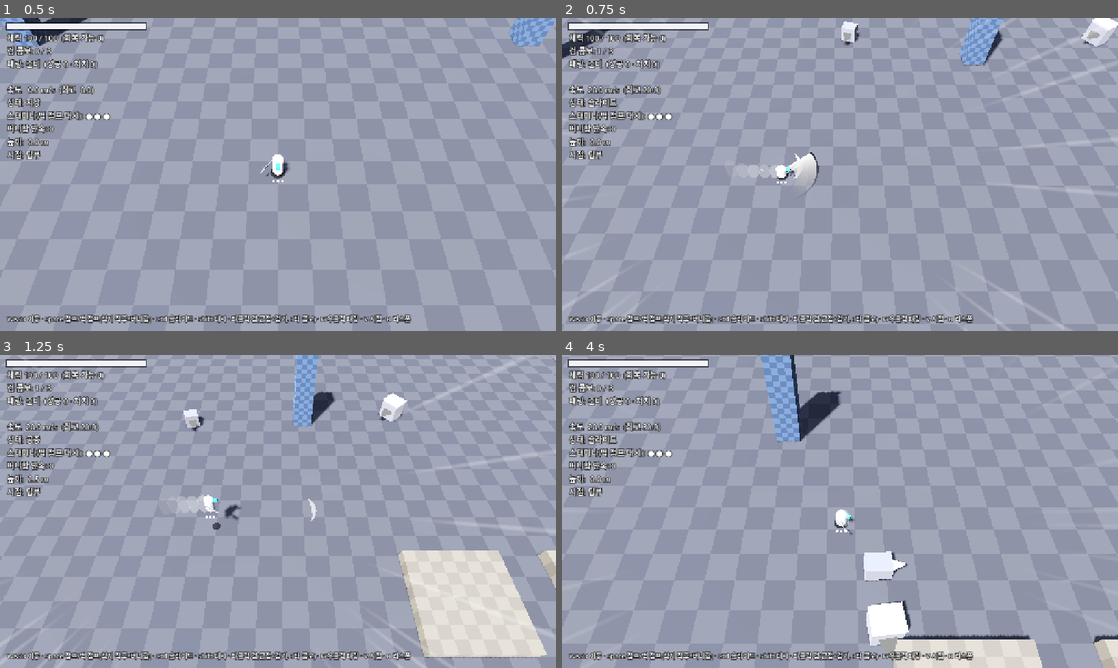
Above: before the commit, frames 1-4 (two rows, left to right).
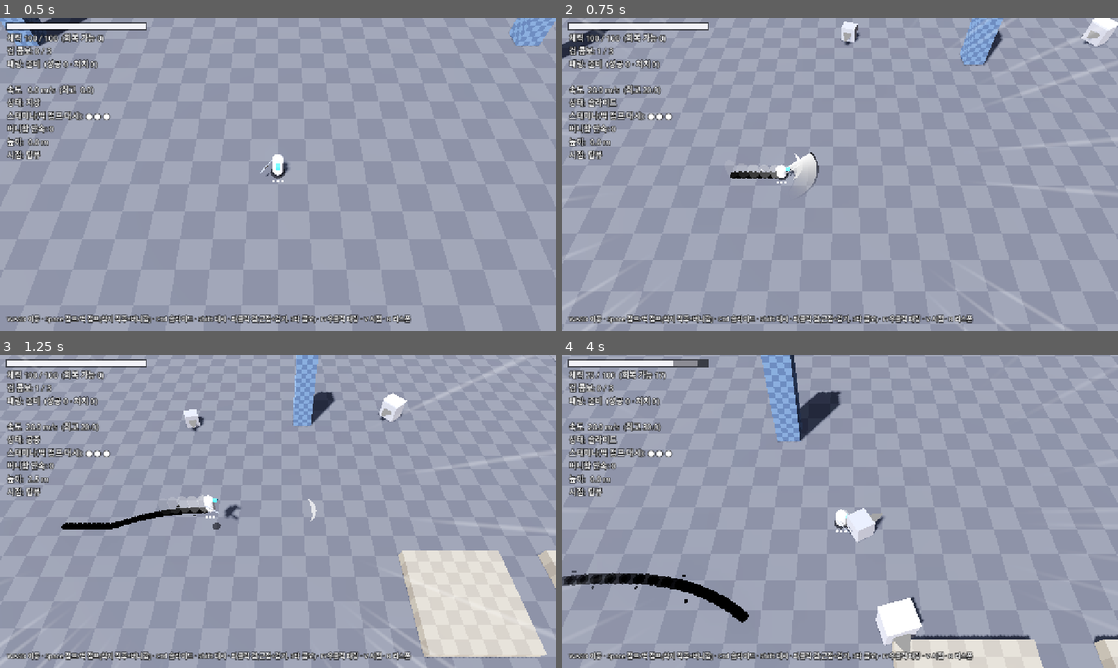
Above: after the commit, the same moments.

Repository: jh4317/newgame-project
Game: Godot game, scene res://scenes/movement_proto.tscn
Same seed, same stepped clock (60 frames per second), same inputs: the game is played once before the commit and once after it.
Inputs (mouse positions are in pixels of both pictures, inside the frame that each line leads up to):
- Up to frame 1 (0.5 s): no input
- Up to frame 2 (0.75 s): tap Enter at 0.5 s; move the mouse to (962, 158) at 0.52 s; hold D (move_right) from 0.53 s (still down); hold Ctrl (slide) from 0.53 s (still down); click (962, 158) at 0.67 s
- Up to frame 3 (1.25 s): keep holding D (move_right); keep holding Ctrl (slide); tap Space (jump) at 0.77 s
- Up to frame 4 (4 s): move the mouse to (728, 527) at 1.27 s; release D (move_right) at 1.28 s; release Ctrl (slide) at 1.28 s; hold S (move_back) 1.28-2.03 s; click (728, 527) at 1.35 s; tap Space (jump) at 1.52, 3.02, 3.77 s; tap Ctrl (slide) at 1.55, 3.05 s; move the mouse to (895, 442) at 2.02 s; hold D (move_right) 2.03-2.78 s; hold Ctrl (slide) 2.03-2.78 s; tap Shift (dash) at 2.1 s; move the mouse to (812, 574) at 2.77 s; hold W (move_forward) 2.78-3.53 s; tap F (parry) at 2.85 s; click (812, 574) at 2.92 s; move the mouse to (1006, 558) at 3.52 s; hold A (move_left) from 3.53 s (still down); hold Ctrl (slide) from 3.53 s (still down)

Frame 1 is identical in both runs. In frame 2, 0.2% of the frame differs, in the area x 30-39%, y 48-52%; in frame 3, 0.5%; in frame 4, 3.4%, in the area x 0-100%, y 0-100%.

Commit message:
Add ink trail shapes, rank-based ink tiers, and predictive enemies
Ink trail (scripts/combat/ink_trail.gd):
- Sliding draws a continuous brush stroke at the player's feet, including
  airborne slide-jump/bunny-hop/dash segments
- Marks fade after a few seconds unless a bunny-hop chain is kept going,
  and only marks within 20 m of the player remain
- Closing a loop forms an ink shape: enemies inside take damage, gain one
  ink pip per enemy inside, and burst if past the ink threshold; air shapes
  also catch enemies below
- Strokes grow stronger with style rank (life, width, damage, ink, trail
  speed boost, contact ink, shape pull, white stroke with 1.5x bursts)

Enemies:
- Shooters and rushers lead their attacks at the player's predicted
  position (basic 60% accuracy, elite 100%)
- Shooter projectile speed tripled to 50.4 m/s
- Elite ink cap raised to 160 (8 pips) with a 120 full-ink burst;
  pip count now follows max ink

Document all values in the GDD.

Co-Authored-By: Claude Opus 5.5 <noreply@anthropic.com>

Diff:
--- a/scripts/combat/ink_stack.gd
+++ b/scripts/combat/ink_stack.gd
@@ -15,9 +15,9 @@
 @export var decay_delay := 3.0         # 마지막으로 먹이 묻은 뒤 이 시간이 지나면
 @export var decay_rate := 20.0         # 초당 이만큼 마른다
 @export var burst_min_damage := 40.0   # 기준치에서 터뜨릴 때 추가 피해 (적 체력 2칸)
-@export var burst_max_damage := 80.0   # 가득(100)일 때 추가 피해 (적 체력 4칸)
-
-const PIPS := 5
+@export var burst_max_damage := 80.0   # 가득(max_ink)일 때 추가 피해 (하급 100 → 체력 4칸)
+
+const PIP_SIZE := 20.0  ## 먹방울 1칸 = 먹 20. 칸 수는 max_ink에 따라 정해진다 (하급 5칸, 중급 8칸)
 const INK := Color(0.02, 0.02, 0.02)
 
 var ink := 0.0
@@ -84,8 +84,8 @@
 	# 머리 위 먹방울은 적의 회전과 상관없이 화면 가로로 늘어선다
 	var base := get_parent() as Node3D
 	if base:
-		for i in PIPS:
-			_pips[i].global_position = base.global_position + Vector3((i - 2) * 0.34, body_height + 0.75, 0.0)
+		for i in _pips.size():
+			_pips[i].global_position = base.global_position + Vector3((i - (_pips.size() - 1) * 0.5) * 0.34, body_height + 0.75, 0.0)
 		_ring.global_position = base.global_position + Vector3.UP * 0.05
 	if is_ready():
 		_t += delta
@@ -97,8 +97,8 @@
 func _refresh() -> void:
 	if _pips.is_empty():
 		return
-	var filled := int(floor(ink / (max_ink / PIPS) + 0.001))
-	for i in PIPS:
+	var filled := int(floor(ink / PIP_SIZE + 0.001))
+	for i in _pips.size():
 		var full := i < filled
 		_pips[i].material_override = _pip_full_mat if full else _pip_empty_mat
 		_pips[i].visible = ink > 0.0
@@ -253,7 +253,7 @@
 	_pip_empty_mat.transparency = BaseMaterial3D.TRANSPARENCY_ALPHA
 	_pip_empty_mat.no_depth_test = true
 	_pip_empty_mat.render_priority = 2
-	for i in PIPS:
+	for i in maxi(1, roundi(max_ink / PIP_SIZE)):
 		var m := MeshInstance3D.new()
 		var sm := SphereMesh.new()
 		sm.radius = 0.14
--- /dev/null
+++ b/scripts/combat/ink_trail.gd
@@ -0,0 +1,380 @@
+extends Node3D
+## 슬라이드 먹 자국과 '먹 도형'.
+## - 슬라이드하는 동안(이어지는 점프의 공중 구간 포함) 바닥에 먹 자국을 찍어 획(stroke)을 이어 간다.
+## - 자국은 보통 life초 뒤 옅어진다. 버니합을 이어 가는 동안(hold)에는 나이를 먹지 않아 획 전체가 유지된다.
+## - 슬라이드를 멈추면 획이 끊긴다(break_stroke). 끊긴 획끼리는 이어지지 않는다.
+## - 획이 자기 자신과 교차해 닫힌 도형이 되면, 도형 안의 적에게 피해를 주고
+##   안에 있는 적 수만큼 먹방울(1칸 = 먹 20)을 쌓는다. 도형을 이룬 자국은 번쩍이며 소모된다.
+
+##
+## 먹 스타일 등급에 따라 강화된다 (TIERS, 소모 없음). 아레나가 매 프레임 rank를 정한다:
+##   점   기본
+##   획   도형 최소 넓이가 줄어 작은 원도 인정
+##   필   자기 획 위를 지나면 슬라이드 속도 +2 m/s (player가 trail_speed_bonus()를 묻는다)
+##   묵   적이 먹 획을 밟으면 먹이 초당 10씩 묻는다
+##   농묵 도형이 닫힐 때 안의 적을 중심으로 모은다
+##   일필휘지 버니합 없이도 획이 유지되고 흰빛이 된다. 도형 먹 폭발 피해 ×1.5
+## 모든 등급: 도형이 닫힐 때 안의 적 먹이 기준치(60)를 넘으면 그 자리에서 먹 스택이 터진다.
+## 자국은 플레이어 주변 MAX_RANGE 안에만 남는다.
+
+## enemies: 도형 안에 있던 적들, killed: 그중 이번 피해로 죽은 적 수
+signal shape_closed(center: Vector3, enemies: Array, killed: int)
+## 도형이 먹 스택을 터뜨렸다 (sword.ink_burst와 같은 모양: 아레나가 같은 연출을 쓴다)
+signal ink_burst(enemy: Node, bonus: float, killed: bool)
+
+const INK := Color(0.02, 0.02, 0.02)
+const MAX_STAMPS := 400          # 너무 길어지면 오래된 자국부터 옅어진다
+const MAX_RANGE := 20.0          # 플레이어에게서 이보다 먼 자국은 사라진다: 도형은 캐릭터 주변에서만 (m)
+const HEIGHT_RANGE := 3.0        # 획의 가장 높은 곳보다 이만큼 위의 적까지 포함
+const AIR_REACH := 6.0           # 획의 가장 낮은 곳보다 이만큼 아래의 적까지 포함 (공중 도형이 아래 적을 가둔다)
+const TRAIL_TOUCH := 1.0         # 이 거리 안이면 획 '위'에 있다 (m)
+const SPEED_SKIP := 6            # 가장 최근 자국 몇 개는 가속 판정에서 뺀다 (방금 찍은 자국 위 = 항상 획 위)
+
+## 등급별 강화: life(초, INF = 버니합 없이도 유지), width(굵기 배율), damage, ink(적 1마리당), min_area(m²)
+const TIERS := [
+	{"life": 2.5, "width": 1.0,  "damage": 20.0, "ink": 20.0, "min_area": 6.0},  # 점
+	{"life": 3.0, "width": 1.1,  "damage": 20.0, "ink": 20.0, "min_area": 5.0},  # 획
+	{"life": 3.5, "width": 1.2,  "damage": 30.0, "ink": 20.0, "min_area": 5.0},  # 필
+	{"life": 4.0, "width": 1.35, "damage": 30.0, "ink": 25.0, "min_area": 5.0},  # 묵
+	{"life": 5.0, "width": 1.5,  "damage": 40.0, "ink": 30.0, "min_area": 5.0},  # 농묵
+	{"life": INF, "width": 1.7,  "damage": 40.0, "ink": 40.0, "min_area": 5.0},  # 일필휘지
+]
+const RANK_SPEED := 2      # 필부터: 자기 획 위 가속
+const RANK_CONTACT := 3    # 묵부터: 획을 밟은 적에게 먹
+const RANK_PULL := 4       # 농묵부터: 도형 끌어당김
+const RANK_WHITE := 5      # 일필휘지: 흰 획 + 도형 먹 폭발 강화
+const WHITE_BURST_MUL := 1.5
+
+@export var trail_speed_bonus_amount := 2.0   # 필: 자기 획 위 슬라이드 가속 (m/s)
+@export var contact_ink_rate := 10.0          # 묵: 획을 밟은 적에게 초당 묻는 먹
+@export var pull_strength := 0.55             # 농묵: 도형 중심 쪽으로 이 비율만큼 당긴다
+
+## true인 동안(버니합 연속 중) 자국이 나이를 먹지 않는다. 플레이어가 매 프레임 정한다
+var hold := false
+## 현재 먹 스타일 등급 (0~5, 없음 = 0). 아레나가 매 프레임 정한다
+var rank := 0
+## 획을 긋는 플레이어 (MAX_RANGE 기준점)
+var player: Node3D
+var _contact_acc := {}  # 적 → 아직 묻히지 않은 먹 (잔향 연출이 매 프레임 터지지 않게 모아서 묻힌다)
+
+
+func tier() -> Dictionary:
+	return TIERS[clampi(rank, 0, TIERS.size() - 1)]
+
+
+## 도형 피해 (아레나 표시용)
+func shape_damage() -> float:
+	return float(tier()["damage"])
+
+
+## 필 이상에서 pos가 자기 획 위면 슬라이드 가속량, 아니면 0
+func trail_speed_bonus(pos: Vector3) -> float:
+	if rank < RANK_SPEED:
+		return 0.0
+	var p := Vector2(pos.x, pos.z)
+	for i in maxi(_stamps.size() - SPEED_SKIP, 0):
+		var s: Dictionary = _stamps[i]
+		if absf(float(s["y"]) - pos.y) < 1.0 and p.distance_to(s["p"]) < TRAIL_TOUCH:
+			return trail_speed_bonus_amount
+	return 0.0
+
+## 자국들(오래된 순): {p: Vector2(x, z), y, age, start: 새 획의 첫 자국인가, nodes}
+var _stamps: Array = []
+var _blob_mesh: SphereMesh
+var _next_is_start := true
+
+
+func _ready() -> void:
+	_blob_mesh = SphereMesh.new()
+	_blob_mesh.radius = 1.0
+	_blob_mesh.height = 2.0
+	_blob_mesh.radial_segments = 8
+	_blob_mesh.rings = 4
+
+
+func stroke_length() -> int:
+	return _stamps.size()
+
+
+## 바닥 ground에 dir 방향으로 먹 자국을 찍고, 닫힌 도형이 생겼는지 확인한다
+func stamp(ground: Vector3, dir: Vector3) -> void:
+	var p := Vector2(ground.x, ground.z)
+	var start := _next_is_start or _stamps.is_empty()
+	_next_is_start = false
+	var prev = null if start else _stamps.back()["pos"]
+	var nodes := _spawn_blobs(ground, dir, prev)
+	if not start:
+		_check_loop(p, ground.y)
+	_stamps.append({"p": p, "y": ground.y, "pos": ground, "age": 0.0, "start": start, "nodes": nodes})
+	if _stamps.size() > MAX_STAMPS:
+		_fade(_stamps.pop_front(), 0.8)
+
+
+## 슬라이드를 멈췄다: 다음 자국부터 새 획이 된다 (이미 찍힌 자국은 평소대로 옅어진다)
+func break_stroke() -> void:
+	_next_is_start = true
+
+
+## 모든 자국을 바로 지운다 (리스폰)
+func end_stroke() -> void:
+	for s in _stamps:
+		_fade(s, 0.8)
+	_stamps.clear()
+	_next_is_start = true
+
+
+func _process(delta: float) -> void:
+	_cull_far()
+	if rank >= RANK_CONTACT:
+		_contact_ink(delta)
+	var life: float = tier()["life"]
+	if hold or is_inf(life):
+		return
+	for s in _stamps:
+		s["age"] += delta
+	while not _stamps.is_empty() and float(_stamps[0]["age"]) >= life:
+		_fade(_stamps.pop_front(), 0.8)
+
+
+## 플레이어에게서 MAX_RANGE보다 먼 자국을 지운다. 획 중간이 지워지면 그 뒤는 새 획으로 끊는다
+func _cull_far() -> void:
+	if player == null or _stamps.is_empty():
+		return
+	var me := Vector2(player.global_position.x, player.global_position.z)
+	var kept: Array = []
+	var cut := false
+	for s in _stamps:
+		if me.distance_to(s["p"]) > MAX_RANGE:
+			_fade(s, 0.4)
+			cut = true
+			continue
+		if cut:
+			s["start"] = true
+			cut = false
+		kept.append(s)
+	if cut:
+		_next_is_start = true  # 가장 최근 자국까지 지워졌다
+	_stamps = kept
+
+
+## 묵 이상: 먹 획을 밟고 있는 적에게 먹이 조금씩 묻는다 (5씩 모아서 묻힌다)
+func _contact_ink(delta: float) -> void:
+	if _stamps.is_empty():
+		return
+	for e in get_tree().get_nodes_in_group("enemy"):
+		var n := e as Node3D
+		var p := Vector2(n.global_position.x, n.global_position.z)
+		var touching := false
+		for s in _stamps:
+			if absf(float(s["y"]) - n.global_position.y) < 1.5 and p.distance_to(s["p"]) < TRAIL_TOUCH + 0.6:
+				touching = true
+				break
+		if not touching:
+			continue
+		var acc: float = _contact_acc.get(e, 0.0) + contact_ink_rate * delta
+		if acc >= 5.0:
+			var ink: Node = e.get("ink")
+			if ink:
+				ink.call("add", acc)
+			acc = 0.0
+		_contact_acc[e] = acc
+
+
+func _check_loop(p: Vector2, y: float) -> void:
+	var n := _stamps.size()
+	if n < 3:
+		return
+	var a: Vector2 = _stamps[n - 1]["p"]
+	# 새 선분 a→p 와 이전 선분들(바로 앞 선분 제외)의 교차를 찾는다. 가장 최근 것부터.
+	# 같은 획 안에서만 찾는다: 획이 끊긴 곳(start)을 지나면 멈춘다
+	for i in range(n - 3, -1, -1):
+		if _stamps[i + 2]["start"]:
+			return
+		if _stamps[i + 1]["start"]:
+			return
+		var c: Vector2 = _stamps[i]["p"]
+		var d: Vector2 = _stamps[i + 1]["p"]
+		var hit = Geometry2D.segment_intersects_segment(a, p, c, d)
+		if hit == null:
+			continue
+		var poly := PackedVector2Array([hit])
+		for j in range(i + 1, n):
+			poly.append(_stamps[j]["p"])
+		var area := absf(_area(poly))
+		if area < float(tier()["min_area"]):
+			return  # 너무 작은 고리(제자리 흔들림)는 무시
+		var used := _stamps.slice(i + 1, n)
+		_stamps = _stamps.slice(0, i + 1)
+		# 공중에서 그린 획도 도형이 된다. 채우기는 가장 낮은 높이에,
+		# 판정은 획 높이 범위 아래쪽(AIR_REACH)까지: 공중 도형이 아래의 적도 가둔다
+		var low_y := y
+		var high_y := y
+		for s in used:
+			low_y = minf(low_y, float(s["y"]))
+			high_y = maxf(high_y, float(s["y"]))
+		_close_shape(poly, low_y, high_y, used)
+		return
+
+
+func _close_shape(poly: PackedVector2Array, y: float, high_y: float, used: Array) -> void:
+	var inside: Array = []
+	for e in get_tree().get_nodes_in_group("enemy"):
+		var n := e as Node3D
+		var ey := n.global_position.y
+		if ey < y - AIR_REACH or ey > high_y + HEIGHT_RANGE:
+			continue
+		if Geometry2D.is_point_in_polygon(Vector2(n.global_position.x, n.global_position.z), poly):
+			inside.append(e)
+	var t := tier()
+	var center := Vector2.ZERO
+	for v in poly:
+		center += v
+	center /= poly.size()
+	var killed := 0
+	for e in inside:
+		var ink: Node = e.get("ink")
+		var died: bool = e.call("take_damage", float(t["damage"]))
+		if died:
+			killed += 1
+			continue
+		if ink:
+			ink.call("add", float(t["ink"]) * inside.size())
+		# 도형 안에서 먹이 기준치를 넘었으면 그 자리에서 먹 스택을 터뜨린다 (일필휘지는 ×1.5)
+		if ink and bool(ink.call("is_ready")):
+			var bonus: float = float(ink.call("consume")) * (WHITE_BURST_MUL if rank >= RANK_WHITE else 1.0)
+			var burst_killed: bool = e.call("take_damage", bonus)
+			if burst_killed:
+				killed += 1
+			ink_burst.emit(e, bonus, burst_killed)
+			if burst_killed:
+				continue
+		# 농묵 이상: 도형 중심 쪽으로 모은다 (근접으로 한꺼번에 터뜨리기 쉽게)
+		if rank >= RANK_PULL and inside.size() > 1:
+			var n := e as Node3D
+			var from := Vector2(n.global_position.x, n.global_position.z)
+			var to := from.lerp(center, pull_strength)
+			e.call("pull_to", Vector3(to.x, n.global_position.y, to.y), 0.3)
+	_fill_flash(poly, y, not inside.is_empty())
+	for s in used:
+		_flash_and_fade(s)
+	shape_closed.emit(Vector3(center.x, y, center.y), inside, killed)
+
+
+func _area(poly: PackedVector2Array) -> float:
+	var a := 0.0
+	for i in poly.size():
+		var p := poly[i]
+		var q := poly[(i + 1) % poly.size()]
+		a += p.x * q.y - q.x * p.y
+	return a * 0.5
+
+
+# ---------------------------------------------------------------- 표현
+
+## 한 획처럼 이어 그린다: 앞 자국(prev)에서 이번 자국까지 납작한 먹 띠 + 이음매를 메우는 둥근 점.
+## 획의 첫 자국(prev 없음)은 둥근 점만. 가끔 옆으로 작은 먹방울이 튄다.
+func _spawn_blobs(ground: Vector3, dir: Vector3, prev) -> Array:
+	var w: float = tier()["width"]
+	var white := rank >= RANK_WHITE
+	var half_w := 0.38 * w  # 획 반폭 (m)
+	var lift := Vector3.UP * 0.015
+	var nodes: Array = []
+	# 이음매(둥근 점): 띠끼리 꺾이는 곳의 틈을 메운다
+	nodes.append(_ink_piece(ground + lift, Basis.IDENTITY, Vector3(half_w, 0.01, half_w), white))
+	# 띠: 앞 자국에서 이번 자국까지. 양 끝을 반폭만큼 늘려 이음매와 겹치게 한다
+	if prev != null:
+		var a: Vector3 = prev
+		var seg := ground - a
+		if seg.length() > 0.05:
+			var fwd := seg.normalized()
+			var up := Vector3.UP if absf(fwd.y) < 0.95 else Vector3.FORWARD
+			var seg_basis := Basis.looking_at(fwd, up)
+			var half_len := seg.length() * 0.5 + half_w * 0.6
+			nodes.append(_ink_piece(a.lerp(ground, 0.5) + lift, seg_basis, Vector3(half_w, 0.01, half_len), white))
+	# 붓 느낌: 가끔 옆으로 튄 작은 먹방울
+	if randf() < 0.25:
+		var side := dir.cross(Vector3.UP).normalized() * (1.0 if randf() < 0.5 else -1.0)
+		var r := randf_range(0.06, 0.12) * w
+		nodes.append(_ink_piece(ground + side * half_w * randf_range(1.4, 2.2) + lift,
+			Basis(Vector3.UP, randf() * TAU), Vector3(r, 0.01, r * randf_range(1.0, 1.5)), white))
+	return nodes
+
+
+func _ink_piece(pos: Vector3, rot: Basis, size: Vector3, white: bool) -> MeshInstance3D:
+	var m := MeshInstance3D.new()
+	m.mesh = _blob_mesh
+	var mat := StandardMaterial3D.new()
+	mat.shading_mode = BaseMaterial3D.SHADING_MODE_UNSHADED
+	mat.transparency = BaseMaterial3D.TRANSPARENCY_ALPHA  # 겹쳐도 진하기가 같도록 불투명(알파 1)에서 시작
+	if white:
+		mat.albedo_color = Color(1, 1, 1, 1)
+		mat.emission_enabled = true
+		mat.emission = Color(1, 1, 1)
+		mat.emission_energy_multiplier = 1.6
+	else:
+		mat.albedo_color = Color(INK.r, INK.g, INK.b, 1.0)
+	m.material_override = mat
+	m.cast_shadow = GeometryInstance3D.SHADOW_CASTING_SETTING_OFF
+	add_child(m)
+	m.global_transform = Transform3D(rot, pos)
+	m.scale = size * Vector3(0.5, 1.0, 0.5)
+	m.create_tween().tween_property(m, "scale", size, 0.06) \
+		.set_trans(Tween.TRANS_EXPO).set_ease(Tween.EASE_OUT)
+	return m
+
+
+func _fade(s: Dictionary, time: float) -> void:
+	for m in s["nodes"]:
+		var mi := m as MeshInstance3D
+		if not is_instance_valid(mi):
+			continue
+		var tw := mi.create_tween()
+		tw.tween_property(mi.material_override, "albedo_color:a", 0.0, time)
+		tw.tween_callback(mi.queue_free)
+
+
+## 도형을 이룬 자국: 하얗게 번쩍인 뒤 빠르게 사라진다
+func _flash_and_fade(s: Dictionary) -> void:
+	for m in s["nodes"]:
+		var mi := m as MeshInstance3D
+		if not is_instance_valid(mi):
+			continue
+		var mat := mi.material_override as StandardMaterial3D
+		mat.emission_enabled = true
+		mat.emission = Color(1, 1, 1)
+		mat.emission_energy_multiplier = 4.0
+		mat.albedo_color = Color(1, 1, 1, 1)
+		var tw := mi.create_tween()
+		tw.tween_property(mat, "emission_energy_multiplier", 0.0, 0.25)
+		tw.parallel().tween_property(mat, "albedo_color", Color(INK.r, INK.g, INK.b, 0.0), 0.5)
+		tw.tween_callback(mi.queue_free)
+
+
+## 도형 안쪽을 채우는 섬광: 흰빛(적이 있으면 더 밝게)으로 번쩍였다가 먹빛으로 가라앉으며 사라진다
+func _fill_flash(poly: PackedVector2Array, y: float, hit: bool) -> void:
+	var idx := Geometry2D.triangulate_polygon(poly)
+	if idx.is_empty():
+		return
+	var st := SurfaceTool.new()
+	st.begin(Mesh.PRIMITIVE_TRIANGLES)
+	for k in idx:
+		var v := poly[k]
+		st.add_vertex(Vector3(v.x, y + 0.03, v.y))
+	var mi := MeshInstance3D.new()
+	mi.mesh = st.commit()
+	var mat := StandardMaterial3D.new()
+	mat.shading_mode = BaseMaterial3D.SHADING_MODE_UNSHADED
+	mat.transparency = BaseMaterial3D.TRANSPARENCY_ALPHA
+	mat.cull_mode = BaseMaterial3D.CULL_DISABLED
+	mat.emission_enabled = true
+	mat.emission = Color(1, 1, 1)
+	mat.emission_energy_multiplier = 3.0 if hit else 1.2
+	mat.albedo_color = Color(1, 1, 1, 0.7 if hit else 0.4)
+	mi.material_override = mat
+	mi.cast_shadow = GeometryInstance3D.SHADOW_CASTING_SETTING_OFF
+	add_child(mi)
+	var tw := mi.create_tween()
+	tw.tween_property(mat, "emission_energy_multiplier", 0.0, 0.2)
+	tw.parallel().tween_property(mat, "albedo_color", Color(INK.r, INK.g, INK.b, 0.6), 0.2)
+	tw.tween_property(mat, "albedo_color:a", 0.0, 0.6)
+	tw.tween_callback(mi.queue_free)
--- a/scripts/combat/rusher_enemy.gd
+++ b/scripts/combat/rusher_enemy.gd
@@ -20,6 +20,8 @@
 const BODY_COLOR := Color(0.6, 0.6, 0.64)
 const INK_TINT := Color(0.03, 0.03, 0.03)
 const WARN_RED := Color(1.0, 0.12, 0.1)
+const ELITE_MAX_INK := 160.0     # 중급 먹 한계 (하급 100)
+const ELITE_BURST_MAX := 120.0   # 중급이 가득(160)일 때 먹 폭발 추가 피해 (체력 6칸)
 
 @export var tier: Tier = Tier.BASIC        # add_child 전에 정한다
 @export var max_health := 4.0              # 근접 베기 1번 = 2칸
@@ -38,6 +40,9 @@
 @export var parry_knockback := 7.0
 @export var unparryable_every := 2         # 중급만: N번째 돌진마다 패링 불가
 @export var respawn_time := 4.0
+## 예측 돌진: 방향을 고정하는 순간, 플레이어가 돌진이 닿을 때쯤 있을 곳을 겨냥한다.
+## 0 = 지금 위치, 1 = 등속 이동을 가정한 정확한 예측. 하급은 덜 정확하다
+@export var lead_accuracy := 0.6
 
 var target: Node3D
 var health := 4.0
@@ -96,6 +101,7 @@
 	if is_elite():
 		_size = Vector3(1.9, 1.9, 1.6)
 		max_health = 6.0
+		lead_accuracy = 1.0
 	else:
 		unparryable_every = 0  # 하급은 패링 불가 공격을 쓰지 않는다
 	health = max_health
@@ -113,6 +119,9 @@
 	_build_visuals()
 
 	ink = InkStack.new()
+	if is_elite():
+		ink.max_ink = ELITE_MAX_INK            # 먹방울 8칸: 더 쌓아 더 크게 터뜨린다
+		ink.burst_max_damage = ELITE_BURST_MAX
 	ink.body_height = _size.y
 	ink.body_size = _size
 	add_child(ink)
@@ -189,8 +198,9 @@
 			hvel = hvel.move_toward(Vector3.ZERO, 60.0 * delta)
 			# 예고 초반에는 계속 조준하다가, 마지막 40%는 방향을 고정해 읽고 피할 수 있게 한다
 			if _state_time < telegraph_time * 0.6 and to_target.length() > 0.1:
-				_charge_dir = to_target.normalized()
-				_face(to_target, delta * 3.0)
+				var to_pred := _predicted_offset()
+				_charge_dir = to_pred.normalized() if to_pred.length() > 0.1 else to_target.normalized()
+				_face(_charge_dir, delta * 3.0)
 			_update_telegraph()
 			if _state_time >= telegraph_time:
 				_begin_charge()
@@ -276,6 +286,21 @@
 	_hit_done = true
 	target.call("take_damage", charge_damage)
 	_end_charge()
+
+
+## 돌진이 닿을 때쯤 플레이어가 있을 곳까지의 수평 벡터.
+## 걸리는 시간 = 남은 예고 시간 + 거리 / 돌진 속도 (두 번 반복해 근사). 돌진 거리 밖은 잘라 낸다
+func _predicted_offset() -> Vector3:
+	var v: Vector3 = target.get("velocity") if "velocity" in target else Vector3.ZERO
+	v.y = 0.0
+	var now := target.global_position - global_position
+	now.y = 0.0
+	var pred := now
+	var windup_left := maxf(telegraph_time - _state_time, 0.0)
+	for i in 2:
+		var t := windup_left + pred.length() / charge_speed
+		pred = now + v * t * lead_accuracy
+	return pred.limit_length(charge_distance)
 
 
 func _can_see_target() -> bool:
--- a/scripts/combat/shooter_enemy.gd
+++ b/scripts/combat/shooter_enemy.gd
@@ -14,16 +14,21 @@
 const InkStack := preload("res://scripts/combat/ink_stack.gd")
 const BODY_COLOR := Color(0.6, 0.6, 0.64)   # 밝은 회색: 먹이 묻으면 검게 물드는 게 보이도록
 const INK_TINT := Color(0.03, 0.03, 0.03)
+const ELITE_MAX_INK := 160.0     # 중급 먹 한계 (하급 100)
+const ELITE_BURST_MAX := 120.0   # 중급이 가득(160)일 때 먹 폭발 추가 피해 (체력 6칸)
 
 @export var tier: Tier = Tier.BASIC        # add_child 전에 정한다
 @export var max_health := 4.0              # 반사탄 1발 = 2 → 하급은 패링 2번, 중급은 3번에 처치
 @export var fire_interval := 1.8
 @export var telegraph_time := 0.45         # GDD 6.1: 예고는 0.3초 이상
-@export var projectile_speed := 16.8       # 12 m/s에서 40% 상향
+@export var projectile_speed := 50.4       # 16.8 m/s에서 3배. 반사탄은 ×1.5 = 75.6 m/s
 @export var projectile_damage := 20.0
 @export var unparryable_every := 3         # 중급만: N발마다 1발은 패링 불가 탄
 @export var attack_range := 35.0
 @export var respawn_time := 4.0
+## 예측 사격: 플레이어가 이동할 곳을 겨냥한다. 0 = 지금 위치, 1 = 등속 이동을 가정한 정확한 요격점.
+## 하급은 덜 정확하게 예측한다. 방향을 바꾸면 빗나간다 → '멈추지 말고 꺾어라'
+@export var lead_accuracy := 0.6
 
 var target: Node3D
 var health := 4.0
@@ -56,6 +61,7 @@
 	if is_elite():
 		_size = Vector3(1.6, 2.8, 1.6)
 		max_health = 6.0
+		lead_accuracy = 1.0
 	else:
 		unparryable_every = 0  # 하급은 패링 불가 공격을 쓰지 않는다
 	health = max_health
@@ -97,6 +103,9 @@
 		add_child(band)
 
 	ink = InkStack.new()
+	if is_elite():
+		ink.max_ink = ELITE_MAX_INK            # 먹방울 8칸: 더 쌓아 더 크게 터뜨린다
+		ink.burst_max_damage = ELITE_BURST_MAX
 	ink.body_height = _size.y
 	ink.body_size = _size
 	add_child(ink)
@@ -188,10 +197,22 @@
 	_set_eye(Color(0.5, 0.5, 0.5), 0.3)
 	_eye.scale = Vector3.ONE
 	var muzzle := global_position + Vector3.UP * (_size.y - 0.6) - global_transform.basis.z * (_size.z * 0.5 + 0.4)
-	var aim := target.global_position + Vector3.UP * 1.0 - muzzle
+	var aim := predict_target(muzzle) - muzzle
 	var p := Projectile.new()
 	p.setup(muzzle, aim.normalized() * projectile_speed, projectile_damage, not _next_unparryable, self)
 	get_parent().add_child(p)
+
+
+## 탄이 날아가는 동안 플레이어가 수평으로 등속 이동한다고 보고 요격점을 구한다 (두 번 반복해 근사)
+func predict_target(from: Vector3) -> Vector3:
+	var aim_at := target.global_position + Vector3.UP * 1.0
+	var v: Vector3 = target.get("velocity") if "velocity" in target else Vector3.ZERO
+	v.y = 0.0
+	var predicted := aim_at
+	for i in 2:
+		var t := from.distance_to(predicted) / projectile_speed
+		predicted = aim_at + v * t * lead_accuracy
+	return predicted
 
 
 func _can_see_target() -> bool:
--- a/scripts/player/player_controller.gd
+++ b/scripts/player/player_controller.gd
@@ -7,6 +7,7 @@
 ## 바닥에 서 있는 동안에만 회복한다(공중에서는 회복 없음).
 
 const Sword := preload("res://scripts/combat/sword.gd")
+const InkTrail := preload("res://scripts/combat/ink_trail.gd")
 
 signal respawned
 ## source: 되받아친 투사체, 또는 근접 패링으로 튕겨 낸 적
@@ -78,6 +79,7 @@
 @export var afterimage_speed := 17.0     # 이 속도 이상(또는 대시 중)이면 잔상
 @export var afterimage_interval := 0.035
 @export var afterimage_life := 0.25
+@export var slide_ink_spacing := 0.7    # 슬라이드 중 이 거리마다 바닥에 먹 자국을 남긴다 (m)
 
 const CAPSULE_RADIUS := 0.4
 const CAPSULE_HEIGHT := 1.8
@@ -117,6 +119,11 @@
 var _visual: Node3D
 var _shadow: MeshInstance3D
 var _dots: Array[MeshInstance3D] = []
+var _ink_trail_dist := 0.0
+var _ink_trail_last := Vector3.ZERO
+var _stroke_active := false
+## 슬라이드 먹 획과 먹 도형 (ink_trail.gd). 아레나에 형제 노드로 붙는다
+var ink_trail: Node3D
 
 
 func _ready() -> void:
@@ -130,6 +137,9 @@
 	sword = Sword.new()
 	sword.player = self
 	_visual.add_child(sword)
+	ink_trail = InkTrail.new()
+	ink_trail.player = self
+	get_parent().add_child.call_deferred(ink_trail)
 
 
 func jump_velocity() -> float:
@@ -205,6 +215,10 @@
 	stamina = stamina_max
 	health = max_health
 	recoverable = 0.0
+	if ink_trail:
+		ink_trail.call("end_stroke")
+	_stroke_active = false
+	bhop_chain = 0
 	_dash_left = 0.0
 	_invuln_left = 0.0
 	_parry_left = 0.0
@@ -454,7 +468,11 @@
 		var max_step := deg_to_rad(slide_turn_deg) * delta
 		_slide_dir = _slide_dir.rotated(Vector3.UP, clampf(angle, -max_step, max_step))
 	# 감속 없음: 슬라이드 속도 아래로는 떨어지지 않는다. 그보다 빠르면 천천히 맞춘다.
-	var speed := maxf(slide_speed, move_toward(hvel.length(), slide_speed, slide_overspeed_decay * delta))
+	# 필 등급 이상에서 자기 먹 획 위를 지나면 기준 속도가 오른다 (ink_trail.gd)
+	var base := slide_speed
+	if ink_trail:
+		base += float(ink_trail.call("trail_speed_bonus", global_position))
+	var speed := maxf(base, move_toward(hvel.length(), base, slide_overspeed_decay * delta))
 	return _slide_dir * speed
 
 
@@ -600,6 +618,7 @@
 		_shadow.visible = true
 		_shadow.global_position = ground + Vector3.UP * 0.02
 		_shadow.scale = Vector3(s, 1.0, s)
+		_update_ink_trail(ground, height)
 
 	for i in _dots.size():
 		var dot := _dots[i]
@@ -635,6 +654,38 @@
 	tw.tween_callback(ghost.queue_free)
 
 
+## 슬라이드 먹 획 (ink_trail.gd):
+## - 슬라이드하면 획이 시작된다. 슬라이드 중과 거기서 이어진 공중 구간(슬라이드 점프·버니합·대시)에서
+##   slide_ink_spacing마다 캐릭터 발밑에 자국을 찍는다 (공중에서는 그 높이에 떠 있다)
+## - 바닥에서 슬라이드 없이 버니합 판정 시간보다 오래 머물면 획이 끊긴다
+## - 자국은 보통 잠시 뒤 옅어지고, 버니합을 이어 가는 동안에만 획 전체가 유지된다
+func _update_ink_trail(ground: Vector3, _height: float) -> void:
+	if ink_trail == null:
+		return
+	ink_trail.set("hold", bhop_chain > 0)
+	if state == State.SLIDE:
+		_stroke_active = true
+	elif is_on_floor() and _time_on_floor > bhop_window:
+		if _stroke_active:
+			ink_trail.call("break_stroke")
+		_stroke_active = false
+	elif state == State.WALL:
+		if _stroke_active:
+			ink_trail.call("break_stroke")  # 벽에 붙으면 획이 끊긴다 (발밑이 벽 아래라 어색함)
+		_stroke_active = false
+	# 먹은 캐릭터 발밑에 생긴다: 바닥에서는 바닥 위, 공중에서는 그 높이에 떠 있는 획
+	var feet := ground if is_on_floor() else global_position
+	if _stroke_active:
+		_ink_trail_dist += Vector2(feet.x - _ink_trail_last.x, feet.z - _ink_trail_last.z).length()
+		if _ink_trail_dist >= slide_ink_spacing:
+			_ink_trail_dist = 0.0
+			var dir := Vector3(velocity.x, 0.0, velocity.z)
+			ink_trail.call("stamp", feet, dir.normalized() if dir.length() > 0.1 else _slide_dir)
+	else:
+		_ink_trail_dist = slide_ink_spacing  # 다시 미끄러지자마자 첫 자국이 찍히게
+	_ink_trail_last = feet
+
+
 ## -Z 방향을 중심으로 펼쳐진 수평 부채꼴 메시
 func _make_fan_mesh(radius: float, angle: float) -> ArrayMesh:
 	var st := SurfaceTool.new()
--- a/scripts/proto/movement_arena.gd
+++ b/scripts/proto/movement_arena.gd
@@ -49,6 +49,7 @@
 	"reflect": ["반사탄", 80.0],
 	"burst": ["먹 폭발", 200.0],
 	"pull": ["먹 끌어당김", 300.0],
+	"shape": ["먹 도형", 150.0],
 	"kill": ["처치", 100.0],
 }
 
@@ -151,8 +152,16 @@
 	player.damaged.connect(_on_player_damaged)
 	player.sword.hit_enemy.connect(_on_sword_hit)
 	player.sword.ink_burst.connect(_on_ink_burst)
+	player.ink_trail.shape_closed.connect(_on_ink_shape)
+	player.ink_trail.ink_burst.connect(_on_ink_burst)  # 도형 안 먹 스택 폭발
 
 	_set_camera_mode(false)
+
+
+## 먹 획은 먹 스타일 등급에 따라 강화된다 (ink_trail.gd TIERS)
+func _process(_delta: float) -> void:
+	if player and player.ink_trail and style:
+		player.ink_trail.set("rank", maxi(int(style.call("rank")), 0))
 
 
 func _feedback(trauma: float, fov: float) -> void:
@@ -213,6 +222,21 @@
 	_feedback(0.4, 0.0)
 
 
+## 먹 도형: 슬라이드 먹 획으로 닫힌 도형을 그렸다. 안에 적이 많을수록 점수가 크다
+func _on_ink_shape(center: Vector3, inside: Array, _killed: int) -> void:
+	if inside.is_empty():
+		_feedback(0.08, 0.0)
+		return
+	var n := inside.size()
+	_style("shape", 1.0 + 0.5 * (n - 1), " ×%d" % n if n > 1 else "")
+	for e in inside:
+		if is_instance_valid(e):
+			hit_fx.call("damage_number", e.call("aim_point"), player.ink_trail.call("shape_damage"), n > 1)
+	fx.call("hitstop", 0.05)
+	_big_moment(center + Vector3.UP, 0.1, -5.0, 120.0)
+	_feedback(0.3, 0.0)
+
+
 func _on_player_damaged(_amount: float) -> void:
 	_feedback(0.3, 0.0)
 	style.call("on_damaged")  # 피격하면 스타일이 한 등급만큼 깎인다
Not shown, changed: docs/GDD.md
